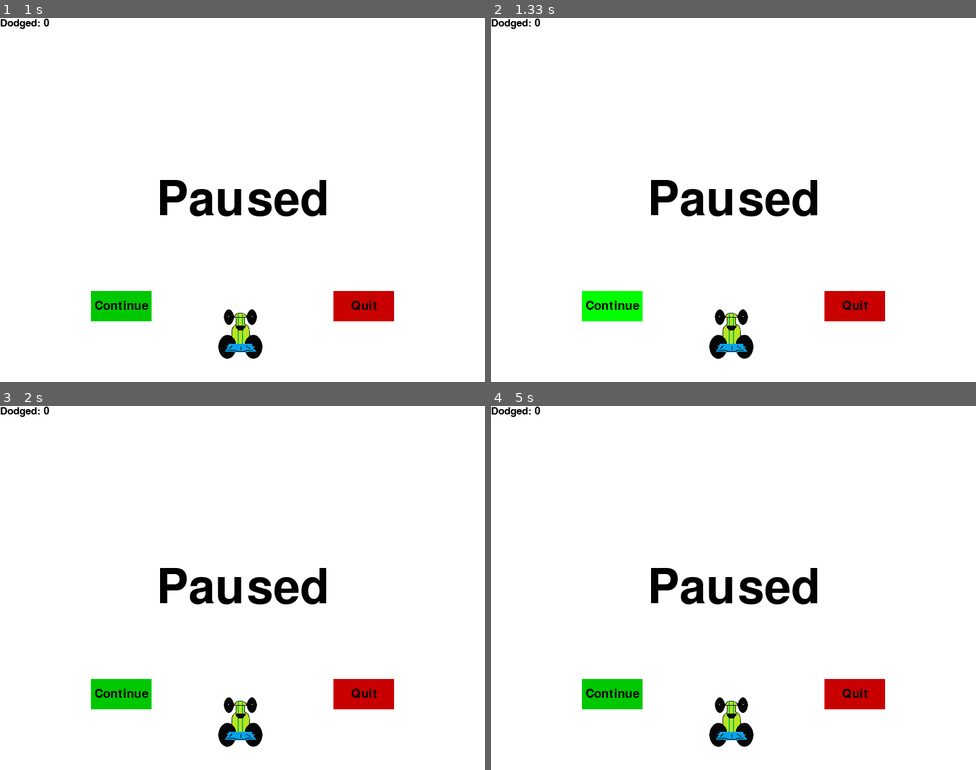
Above: before the commit, frames 1-4 (two rows, left to right).
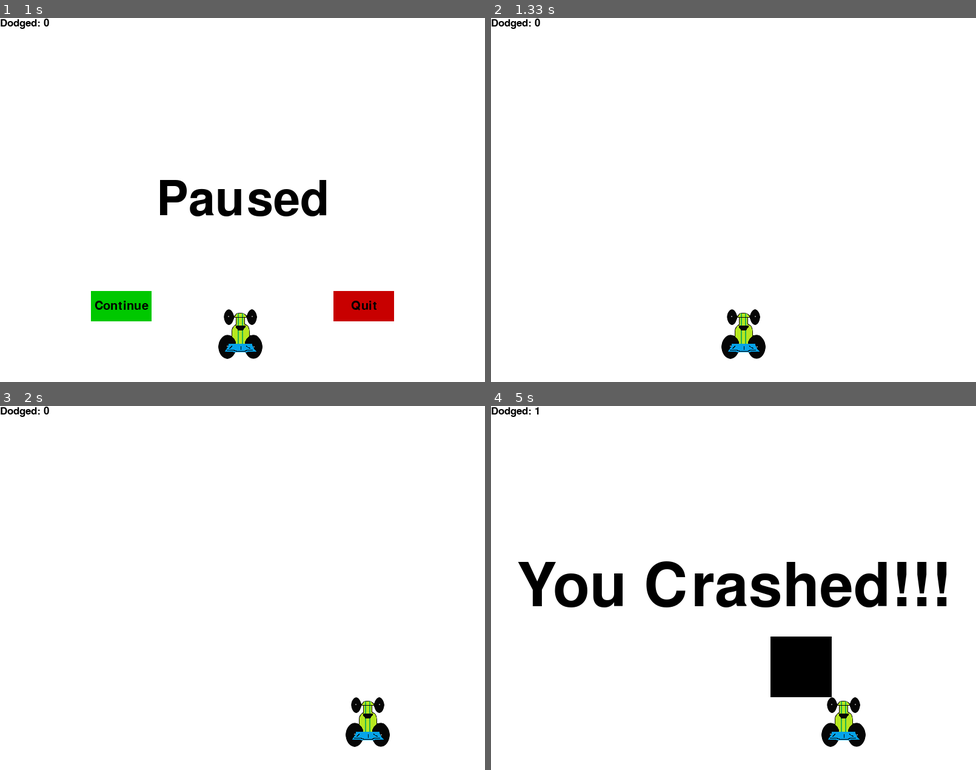
Above: after the commit, the same moments.

Repository: saireddythfc/PyRacer
Game: pygame game, started from pygame-racer.py
Same seed, same stepped clock (60 frames per second), same inputs: the game is played once before the commit and once after it.
Inputs (mouse positions are in pixels of both pictures, inside the frame that each line leads up to):
- Up to frame 1 (1 s): press the mouse at (121, 305) at 0.37 s; move the mouse to (203, 294) at 0.47 s; release the mouse at (291, 280) at 0.6 s; hold P from 0.67 s (still down); hold Right from 0.67 s (still down); move the mouse to (92, 145) at 0.7 s
- Up to frame 2 (1.33 s): release P at 1.13 s; release Right at 1.13 s; press the mouse at (612, 305) at 1.2 s; move the mouse to (617, 218) at 1.3 s
- Up to frame 3 (2 s): release the mouse at (126, 515) at 1.43 s; hold Right 1.5-1.97 s
- Up to frame 4 (5 s): hold Right 2-2.47 s; hold Left 2.5-3.03 s; hold Left 3.07-3.47 s; hold Right 3.5-4.13 s; hold Left 4.17-4.63 s; hold Right from 4.67 s (still down)

Frame 1 is identical in both runs. In frame 2, 4.7% of the frame differs, in the area x 18-82%, y 44-94%; in frame 3, 5.1%; in frame 4, 10%, in the area x 5-94%, y 0-94%.

Commit message:
Fixed paused funtionality and made pylint happy

Diff:
--- a/pygame-racer.py
+++ b/pygame-racer.py
@@ -1,6 +1,9 @@
-import pygame
+import sys
 import time
 import random
+from pygame.constants import (QUIT, KEYDOWN, KEYUP, K_LEFT, K_RIGHT, K_p)
+import pygame
+
 
 pygame.init()
 
@@ -34,26 +37,27 @@
 pygame.mixer.music.play(-1)
 
 
-def button(msg,x,y,w,h,ic,ac, action = None):
+def button(msg, x, y, w, h, ic, ac, action = None):
     mouse = pygame.mouse.get_pos()
     click = pygame.mouse.get_pressed()
 
     if x+w > mouse[0] > x and y+h > mouse[1] > y:
         pygame.draw.rect(gameDisplay, ac,(x,y,w,h))
-        if click[0] == 1 and action != None:
+        if click[0] == 1 and action is not None:
             action()
+
     else:
         pygame.draw.rect(gameDisplay, ic,(x,y,w,h))
 
-    smallText = pygame.font.Font("freesansbold.ttf",20)
-    textSurf, textRect = text_objects(msg, smallText)
-    textRect.center = ( (x+(w/2)), (y+(h/2)) )
-    gameDisplay.blit(textSurf, textRect)
-
-
-def quitgame():
+    small_text = pygame.font.Font("freesansbold.ttf",20)
+    text_surf, text_rect = text_objects(msg, small_text)
+    text_rect.center = ( (x+(w/2)), (y+(h/2)) )
+    gameDisplay.blit(text_surf, text_rect)
+
+
+def quit_game():
     pygame.quit()
-    quit()
+    sys.exit()
 
 
 def unpause():
@@ -80,36 +84,33 @@
 
     pygame.mixer.music.pause()
 
-    largeText = pygame.font.SysFont('comicsans',115)
-    TextSurf, TextRect = text_objects("Paused", largeText)
-    TextRect.center = ((display_width/2),(display_height/2))
-    gameDisplay.blit(TextSurf, TextRect)
-
-    while paused:
-        for event in pygame.event.get():
-            if event.type == pygame.QUIT:
-                pygame.quit()
-                quit()
-
+    large_text = pygame.font.SysFont('comicsans',115)
+    text_surf, text_rect = text_objects("Paused", large_text)
+    text_rect.center = ((display_width/2),(display_height/2))
+    gameDisplay.blit(text_surf, text_rect)
+
+    while pause:
+        for event in pygame.event.get():
+            if event.type == QUIT:
+                quit_game()
         #gameDisplay.fill(white)
 
         button("Continue",150,450,100,50,green,bright_green, unpause)
-        button("Quit",550,450,100,50,red,bright_red, quitgame)
-
+        button("Quit",550,450,100,50,red,bright_red, quit_game)
         pygame.display.update()
         clock.tick(15)
 
 
 def text_objects(text, font):
-    textSurface = font.render(text, True, black)
-    return textSurface, textSurface.get_rect()
+    text_surface = font.render(text, True, black)
+    return text_surface, text_surface.get_rect()
 
 
 def message_display(text):
-    largeText = pygame.font.Font('freesansbold.ttf',100)
-    TextSurf, TextRect = text_objects(text, largeText)
-    TextRect.center = ((display_width//2),(display_height//2))
-    gameDisplay.blit(TextSurf, TextRect)
+    large_text = pygame.font.Font('freesansbold.ttf',100)
+    text_surf, text_rect = text_objects(text, large_text)
+    text_rect.center = ((display_width//2),(display_height//2))
+    gameDisplay.blit(text_surf, text_rect)
 
     pygame.display.update()
 
@@ -124,12 +125,11 @@
 
     while True:
         for event in pygame.event.get():
-            if event.type == pygame.QUIT:
-                pygame.quit()
-                quit()
+            if event.type == QUIT:
+                quit_game()
 
         button("Restart", 150, 450, 100, 50, green, bright_green, game_loop)
-        button("Quit", 550, 450, 100, 50, red, bright_red, quitgame)
+        button("Quit", 550, 450, 100, 50, red, bright_red, quit_game)
 
         pygame.display.update()
         clock.tick(15)
@@ -141,18 +141,17 @@
 
     while intro:
         for event in pygame.event.get():
-            if event.type == pygame.QUIT:
-                pygame.quit()
-                quit()
+            if event.type == QUIT:
+                quit_game()
 
         gameDisplay.fill(white)
-        largeText = pygame.font.Font('freesansbold.ttf',115)
-        TextSurf, TextRect = text_objects("A bit Racey", largeText)
-        TextRect.center = ((display_width/2),(display_height/2))
-        gameDisplay.blit(TextSurf, TextRect)
+        large_text = pygame.font.Font('freesansbold.ttf',115)
+        text_surf, text_rect = text_objects("A bit Racey", large_text)
+        text_rect.center = ((display_width/2),(display_height/2))
+        gameDisplay.blit(text_surf, text_rect)
 
         button("GO!", 150, 450, 100, 50, green, bright_green, game_loop)
-        button("Quit", 550, 450, 100, 50, red, bright_red, quitgame)
+        button("Quit", 550, 450, 100, 50, red, bright_red, quit_game)
 
         pygame.display.update()
         clock.tick(15)
@@ -165,14 +164,14 @@
     pygame.mixer.music.load("jazz.wav")
     pygame.mixer.music.play(-1)
 
-    x = (display_width * 0.45)
-    y = (display_height * 0.8)
+    x = display_width * 0.45
+    y = display_height * 0.8
 
     dodged = 0
 
     x_change = 0
-    car_speed = 0
-    gameExit = False
+    #car_speed = 0
+    game_exit = False
 
     thing_startx = random.randrange(0, display_width)
     thing_starty = -600
@@ -180,27 +179,26 @@
     thing_width = 100
     thing_height = 100
 
-    while not gameExit:
-        for event in pygame.event.get():
-            if event.type == pygame.QUIT:
-                gameExit = True
-
-            if event.type == pygame.KEYDOWN:
-                if event.key == pygame.K_LEFT:
+    while not game_exit:
+        for event in pygame.event.get():
+            if event.type == QUIT:
+                game_exit = True
+
+            if event.type == KEYDOWN:
+                if event.key == K_LEFT:
                     x_change = -5
-                elif event.key == pygame.K_RIGHT:
+                elif event.key == K_RIGHT:
                     x_change = 5
-                elif event.key == pygame.K_p:
+                elif event.key == K_p:
                     pause = True
                     paused()
 
-            if event.type == pygame.KEYUP:
-                if event.key == pygame.K_LEFT or event.key == pygame.K_RIGHT:
+            if event.type == KEYUP:
+                if event.key in (K_LEFT, K_RIGHT):
                     x_change = 0
 
             #print(event)
         x += x_change
-
 
         gameDisplay.fill(white)
 
@@ -220,11 +218,11 @@
             thing_width += (dodged * 1.2)
 
         if y < thing_starty + thing_height:
-            print('y crossover', x, y)
-
-            if (x > thing_startx and x < thing_startx + thing_width) or (x + car_width > thing_startx and x + car_width < thing_startx + thing_width):
-                print('x crossover', x, y)
-                print(thing_startx, thing_starty, thing_width, thing_height)
+            print('y crossover')
+
+            if (thing_startx < x < thing_startx + thing_width or
+                thing_startx < x + car_width < thing_startx + thing_width):
+                print('x crossover')
                 crash()
 
         pygame.display.update()
@@ -232,5 +230,5 @@
 
 game_intro()
 game_loop()
-pygame.quit()
-quit()
+quit_game()
+#quit()
